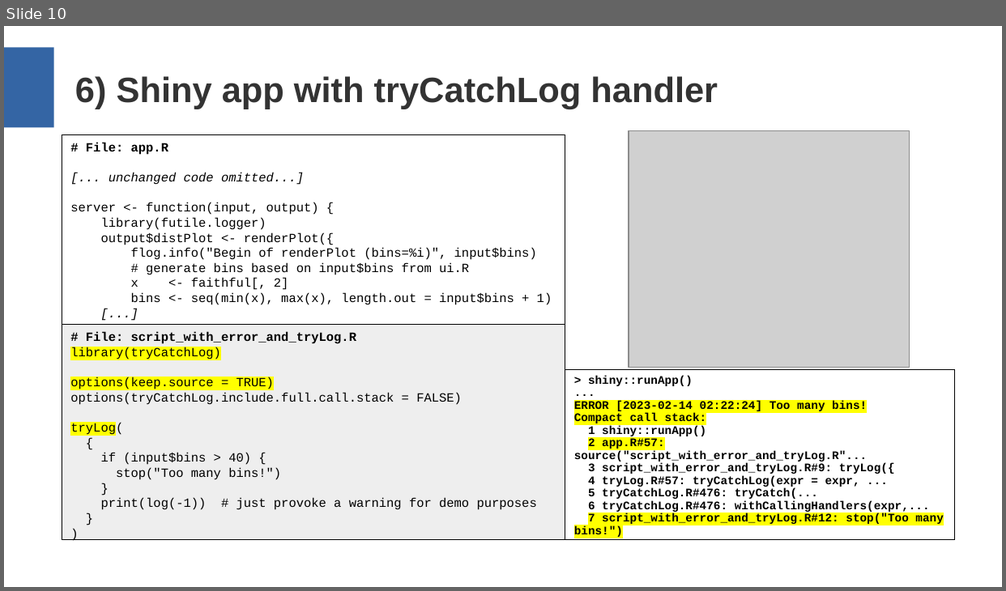
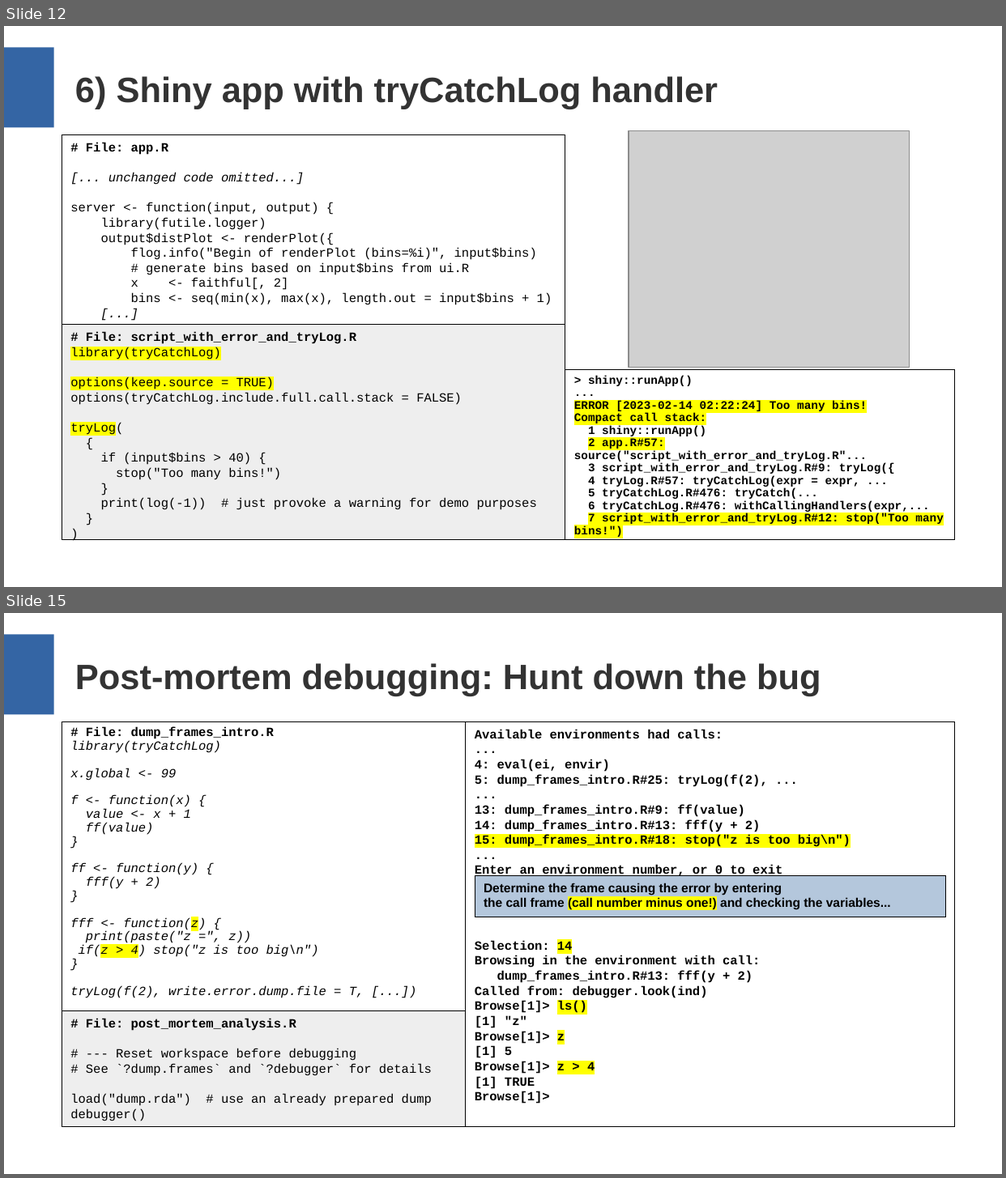
Before and after one commit to aryoda/R_shiny_post_mortem_analysis_training, a slide deck: Training slides.odp. Shown one above the other, each under a label of ours: slide 10 before the commit, slides 12 and 15 after it; the slides between them are not shown. The pictures are 1006x591 and 1006x1178 pixels, drawn with LibreOffice and Linux fonts; fonts in the diff are those of the drawing; grey boxes stand for pictures. Boxes give left, top, right and bottom in pixels: in the first picture for what was removed or moved away, otherwise in the second. Text is boxed around its words. In the diff, an @@ line names an element or a change of style, - is before the commit and + after.

Commit message:
Add slides for post-mortem analysis

```diff
--- a/Training slides.odp
+++ b/Training slides.odp
@@ slide 15 added at [4,613,1002,1174], background #FFFFFF; not listed: 1 template element that a slide beside it also shows @@
@@ title added at [75,663,821,696], 28 pt, text #333333, bold @@
+Post-mortem debugging: Hunt down the bug
@@ rectangle added at [62,722,466,1012], outline #000000 0 pt, 10 pt, text #000000, italic @@
+# File: dump_frames_intro.R
+library(tryCatchLog)
+x.global <- 99
+f <- function(x) {
+value <- x + 1
+ff(value)
+}
+ff <- function(y) {
+fff(y + 2)
+}
+fff <- function(z) {
+print(paste("z =", z))
+if(z > 4) stop("z is too big\n")
+}
+tryLog(f(2), write.error.dump.file = T, [...])
@@ rectangle added at [466,722,955,1127], outline #000000 0 pt, 10 pt, text #000000, bold @@
+Available environments had calls:
+...
+4: eval(ei, envir)
+5: dump_frames_intro.R#25: tryLog(f(2), ...
+...
+13: dump_frames_intro.R#9: ff(value)
+14: dump_frames_intro.R#13: fff(y + 2)
+15: dump_frames_intro.R#18: stop("z is too big\n")
+...
+Enter an environment number, or 0 to exit
+Selection: 14
+Browsing in the environment with call:
+dump_frames_intro.R#13: fff(y + 2)
+Called from: debugger.look(ind)
+Browse[1]> ls()
+[1] "z"
+Browse[1]> z
+[1] 5
+Browse[1]> z > 4
+[1] TRUE
+Browse[1]>
@@ rectangle added at [475,875,946,918], fill #B4C7DC, outline #000000 0 pt, 10 pt, text #000000, bold @@
+Determine the frame causing the error by entering
+the call frame (call number minus one!) and checking the variables...
@@ rectangle added at [62,1012,466,1127], fill #EEEEEE, outline #000000 0 pt, 10 pt, text #000000 @@
+# File: post_mortem_analysis.R
+# --- Reset workspace before debugging
+# See `?dump.frames` and `?debugger` for details
+load("dump.rda") # use an already prepared dump
+debugger()
@@ what was slide 10 is now slide 12 @@
```
Also in this commit, not shown: 4 slides changed, 3 other slides added.
